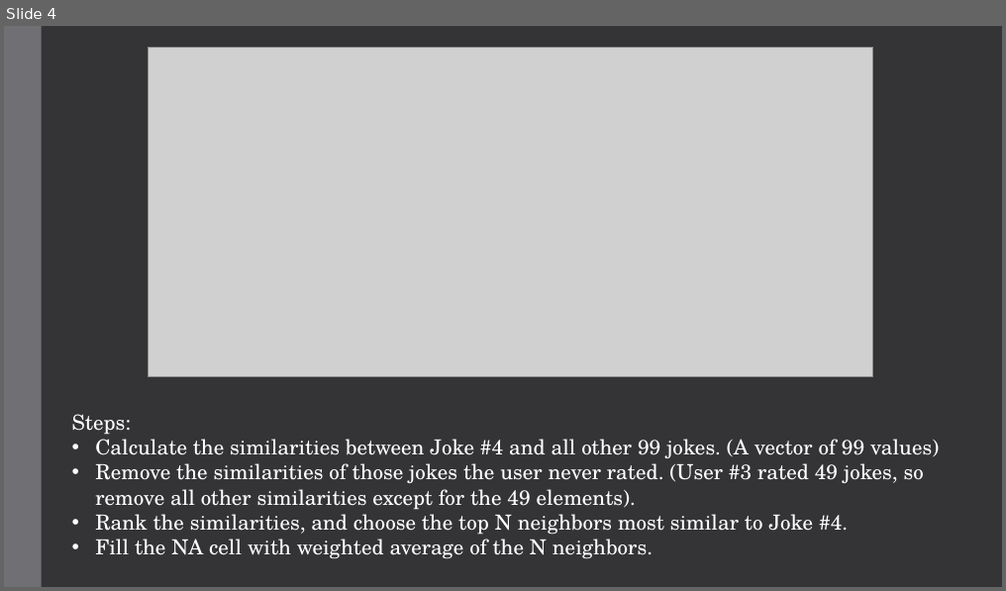
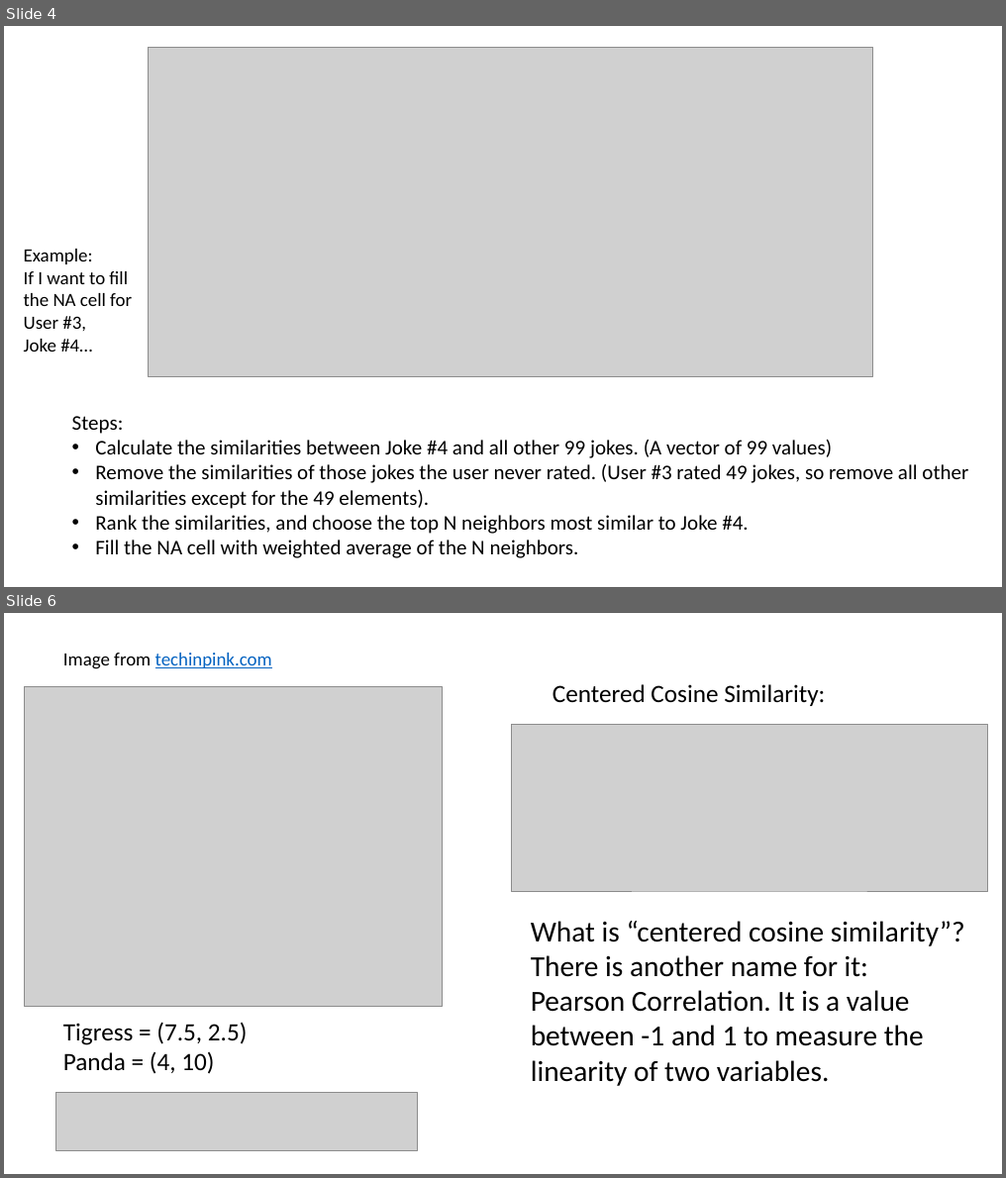
Before and after one commit to Tyllis/Data607, a slide deck: jester-collaborative-filtering.pptx. Shown one above the other, each under a label of ours: slide 4 before the commit, slides 4 and 6 after it; the slides between them are not shown. The pictures are 1006x591 and 1006x1178 pixels, drawn with LibreOffice and Linux fonts; fonts in the diff are those of the drawing; grey boxes stand for pictures. Boxes give left, top, right and bottom in pixels: in the first picture for what was removed or moved away, otherwise in the second. Text is boxed around its words. In the diff, an @@ line names an element or a change of style, - is before the commit and + after.

```diff
--- a/jester-collaborative-filtering.pptx
+++ b/jester-collaborative-filtering.pptx
@@ slide 6 added at box(4, 613, 1002, 1174), background #FFFFFF @@
@@ text added at box(63, 653, 272, 669), 18 pt, text #0563C1, underline @@
+Image from techinpink.com
@@ picture added at box(25, 686, 442, 1007) @@
@@ text added at box(552, 684, 825, 706), 24 pt, text #000000 @@
+Centered Cosine Similarity:
@@ picture added at box(512, 725, 988, 891) @@
@@ text added at box(531, 921, 965, 1086), 28 pt, text #000000 @@
+What is “centered cosine similarity”?
+There is another name for it: Pearson Correlation. It is a value between -1 and 1 to measure the linearity of two variables.
@@ text added at box(63, 1022, 248, 1074), 24 pt, text #000000 @@
+Tigress = (7.5, 2.5)
+Panda = (4, 10)
@@ picture added at box(55, 1093, 417, 1152) @@
@@ slide 4 changed as well @@
@@ background #353537 to #FFFFFF @@
@@ rectangle removed at box(4, 26, 42, 587) @@
@@ text added at box(24, 249, 132, 352), 18 pt, text #000000 @@
+Example:
+If I want to fill
+the NA cell for
+User #3,
+Joke #4…
@@ text "Steps:" at box(72, 416, 968, 559): font TeX Gyre Schola to Calibri, text colour #FFFFFF to #000000 @@
```
Also in this commit, not shown: 3 other slides changed, 5 other slides added, 1 slide removed.
